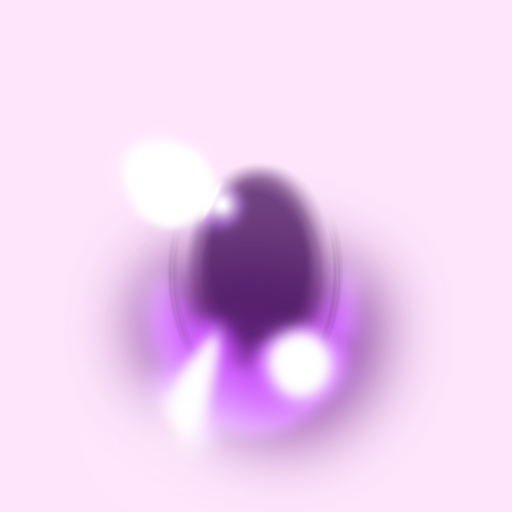
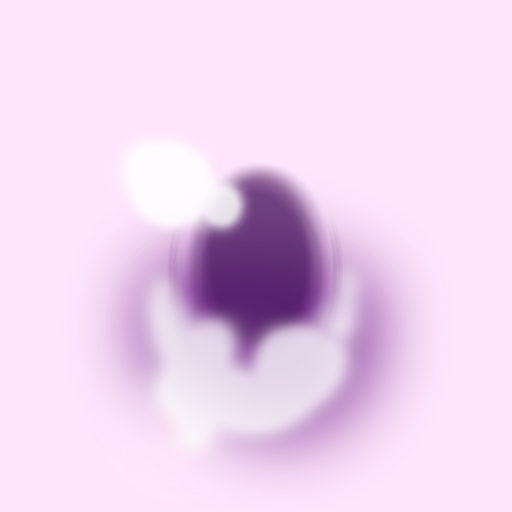
Two versions of the same layered image (512 × 512). Layer-by-layer changes:
"目光上": opacity 100% → 85% over (122, 140, 255, 245)
"目玉光": opacity 100% → 80% over (129, 237, 378, 458)
